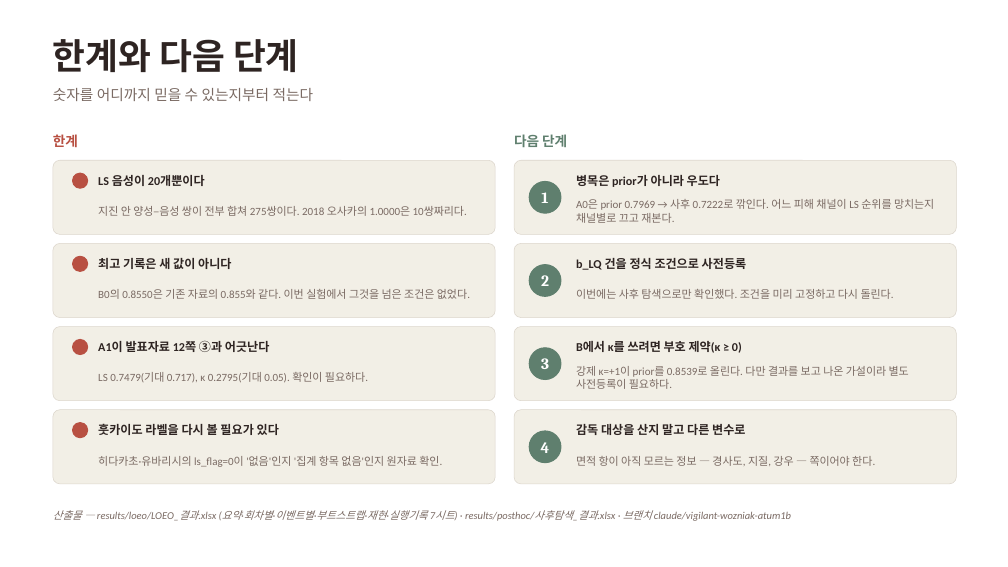
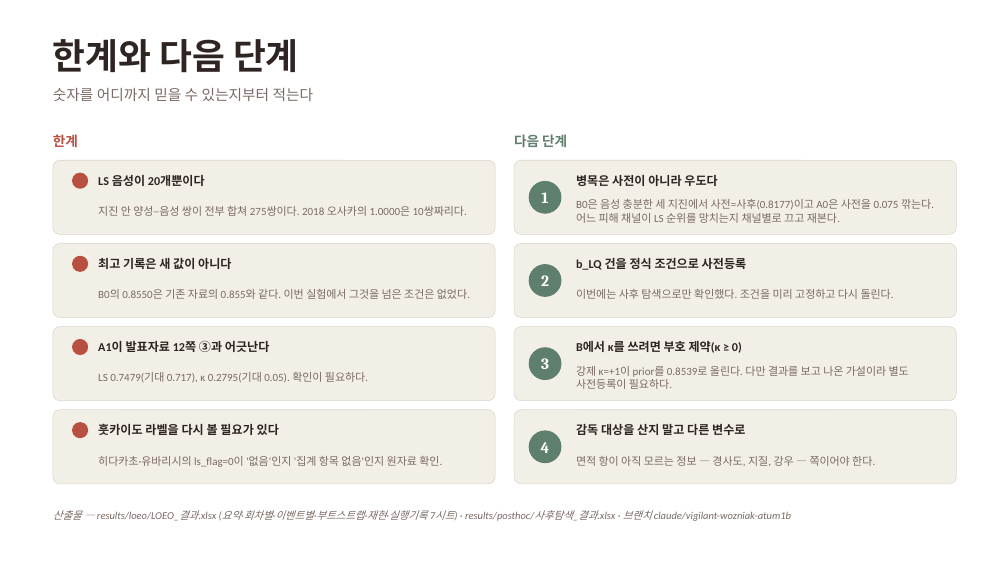
Before and after one commit to minji1217/pilotA, a slide deck: slide 14 of results/deck/LOEO_발표자료.pptx. Drawn at 1008x567 pixels with LibreOffice and Linux fonts; fonts in the diff are those of the drawing. Boxes give left, top, right and bottom in pixels: in the first picture for what was removed or moved away, otherwise in the second. Text is boxed around its words. In the diff, an @@ line names an element or a change of style, - is before the commit and + after.

```diff
--- a/results/deck/LOEO_발표자료.pptx
+++ b/results/deck/LOEO_발표자료.pptx
@@ text at [576, 175, 717, 186]: text changed @@
-병목은 prior가 아니라 우도다
+병목은 사전이 아니라 우도다
@@ text at [576, 199, 934, 223]: text changed @@
-A0은 prior 0.7969 → 사후 0.7222로 깎인다. 어느 피해 채널이 LS 순위를 망치는지 채널별로 끄고 재본다.
+B0은 음성 충분한 세 지진에서 사전=사후(0.8177)이고 A0은 사전을 0.075 깎는다. 어느 피해 채널이 LS 순위를 망치는지 채널별로 끄고 재본다.
```
Also in this commit, not shown: 1 other slide changed, 1 other file.
